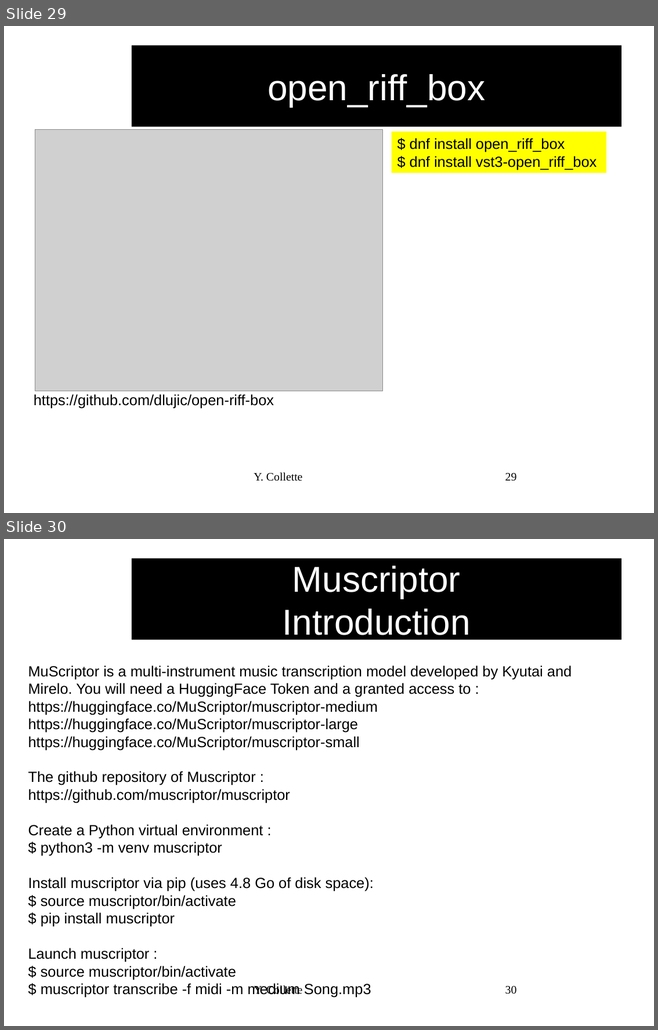
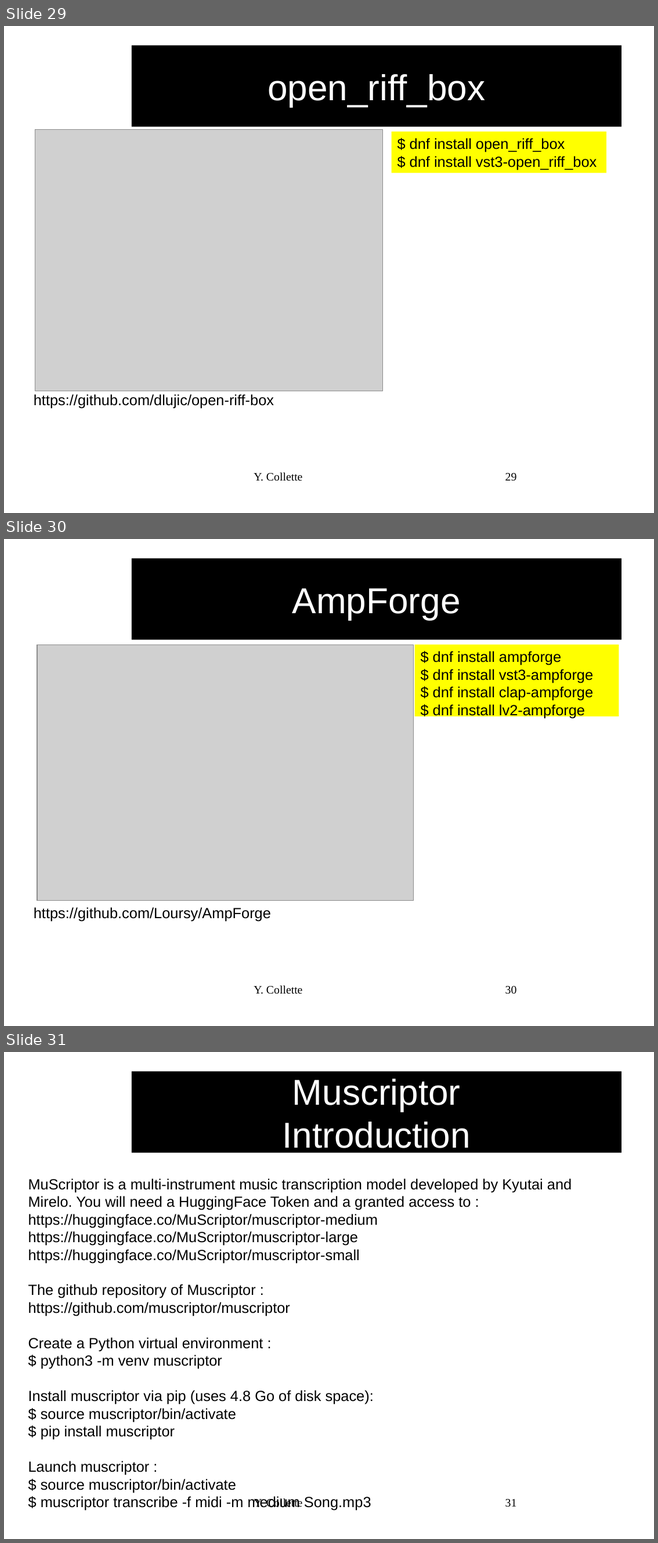
Before and after one commit to audinux/audinux.github.io, a slide deck: workshop/audio/Guitarix.odp. Shown one above the other, each under a label of ours: slides 29 and 30 before the commit, slides 29, 30 and 31 after it. The pictures are 658x1030 and 658x1543 pixels, drawn with LibreOffice and Linux fonts; fonts in the diff are those of the drawing; grey boxes stand for pictures; background and template pictures are left out. Boxes give left, top, right and bottom in pixels: in the first picture for what was removed or moved away, otherwise in the second. Text is boxed around its words. In the diff, an @@ line names an element or a change of style, - is before the commit and + after.

Commit message:
add ampforge

```diff
--- a/workshop/audio/Guitarix.odp
+++ b/workshop/audio/Guitarix.odp
@@ slide 30 added at (4,539,654,1026), background #FFFFFF @@
@@ title added at (132,559,622,640), fill #000000, 44 pt, text #FFFFFF @@
+AmpForge
@@ picture added at (37,645,413,901) @@
@@ rectangle added at (414,645,618,716), fill #FFFF00, 18 pt, text #000000 @@
+$ dnf install ampforge
+$ dnf install vst3-ampforge
+$ dnf install clap-ampforge
+$ dnf install lv2-ampforge
@@ text added at (34,907,271,921), 18 pt, text #000000 @@
+https://github.com/Loursy/AmpForge
@@ text added at (253,986,303,994), 14 pt, text #000000 @@
+Y. Collette
@@ page number added at (505,986,517,994), 14 pt, text #000000 @@
+30
@@ what was slide 30 is now slide 31 @@
@@ page number at (505,1499,517,1507): text changed @@
-30
+31
```
Also in this commit, not shown: 1 other file.
